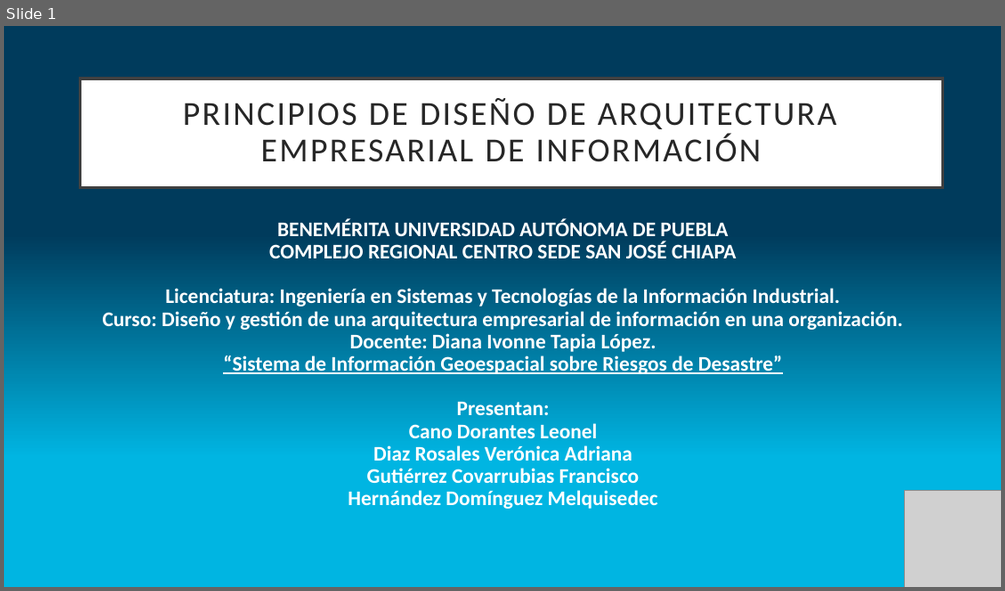
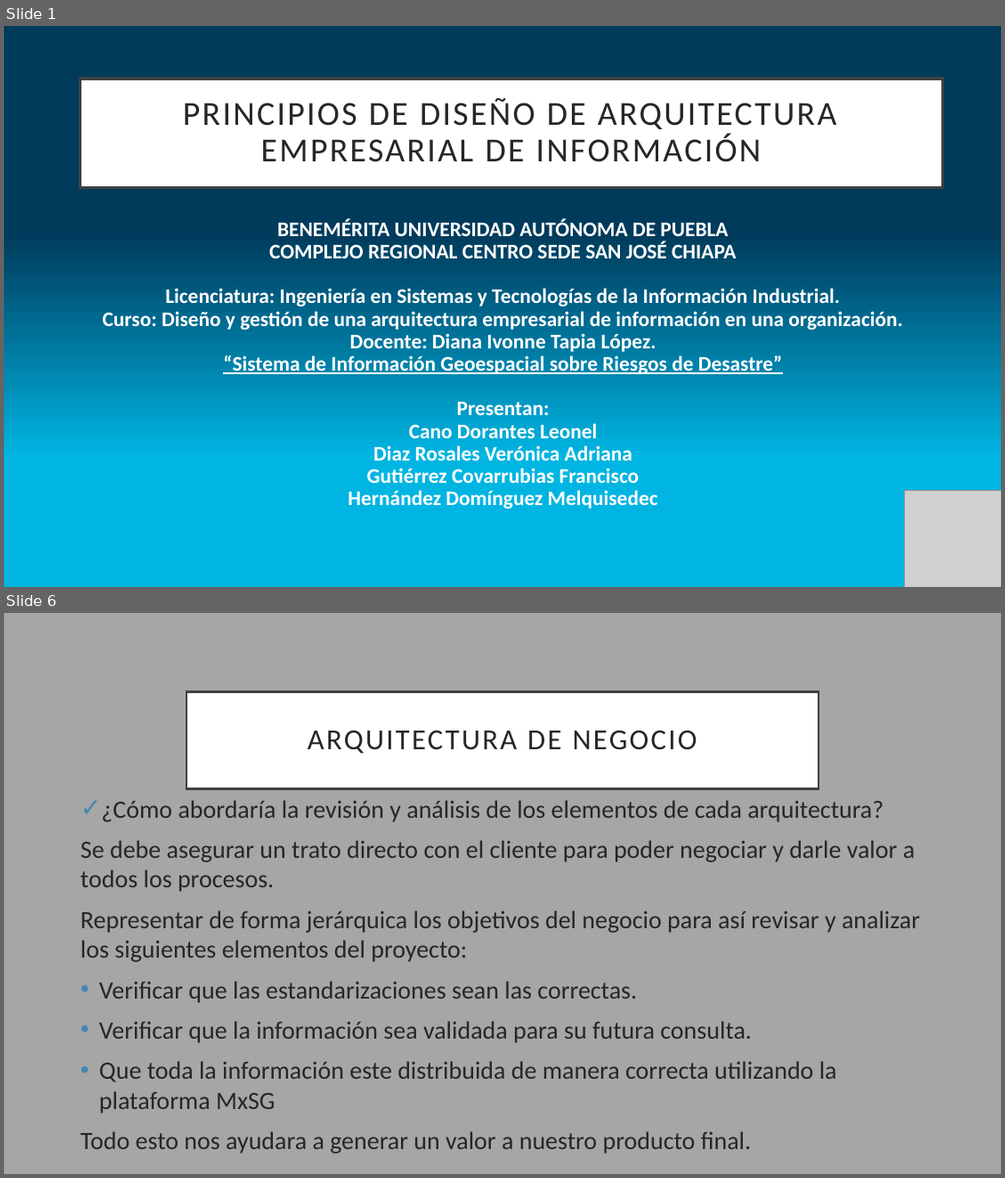
Before and after one commit to LeonelCano/Prueba1, a slide deck: Demanda 8.pptx. Shown one above the other, each under a label of ours: slide 1 before the commit, slides 1 and 6 after it; the slides between them are not shown. The pictures are 1005x591 and 1005x1178 pixels, drawn with LibreOffice and Linux fonts; fonts in the diff are those of the drawing; grey boxes stand for pictures. Boxes give left, top, right and bottom in pixels: in the first picture for what was removed or moved away, otherwise in the second. Text is boxed around its words. In the diff, an @@ line names an element or a change of style, - is before the commit and + after.

```diff
--- a/Demanda 8.pptx
+++ b/Demanda 8.pptx
@@ slide 6 added at [4,613,1001,1174], background #A6A6A6 @@
@@ title added at [186,691,818,788], fill #FFFFFF, outline #404040 2.5 pt, 28 pt, text #262626 @@
+ARQUITECTURA DE NEGOCIO
@@ text added at [81,800,920,1153], 24 pt, text #262626 @@
+✓ ¿Cómo abordaría la revisión y análisis de los elementos de cada arquitectura?
+Se debe asegurar un trato directo con el cliente para poder negociar y darle valor a todos los procesos.
+Representar de forma jerárquica los objetivos del negocio para así revisar y analizar los siguientes elementos del proyecto:
+• Verificar que las estandarizaciones sean las correctas.
+• Verificar que la información sea validada para su futura consulta.
+• Que toda la información este distribuida de manera correcta utilizando la plataforma MxSG
+Todo esto nos ayudara a generar un valor a nuestro producto final.
```
Also in this commit, not shown: 2 other slides added, 2 slides removed.
